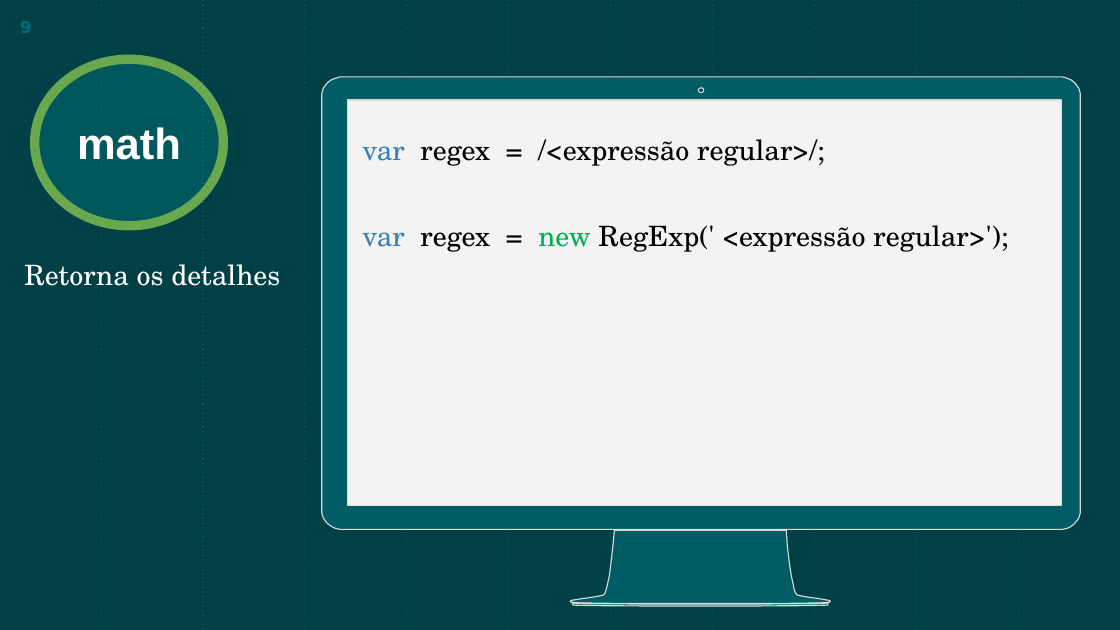
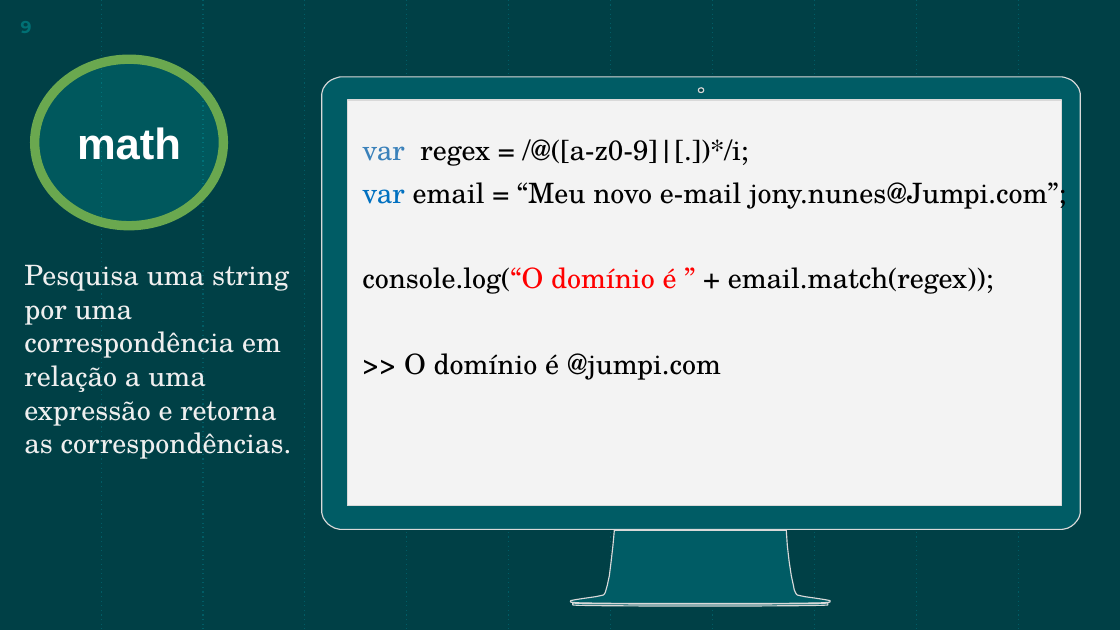
Before and after one commit to JonyAlan/regex, a slide deck: slide 9 of Regex.pptx. Drawn at 1120x630 pixels with LibreOffice and Linux fonts; fonts in the diff are those of the drawing. Boxes give left, top, right and bottom in pixels: in the first picture for what was removed or moved away, otherwise in the second. Text is boxed around its words. In the diff, an @@ line names an element or a change of style, - is before the commit and + after.

```diff
--- a/Regex.pptx
+++ b/Regex.pptx
@@ text removed at bbox=[362, 139, 1008, 252] @@
-var regex = /<expressão regular>/;
-var regex = new RegExp(' <expressão regular>');
@@ text added at bbox=[362, 139, 1066, 380], 18 pt, text #000000 @@
+var regex = /@([a-z0-9]|[.])*/i;
+var email = “Meu novo e-mail jony.nunes@Jumpi.com”;
+console.log(“O domínio é ” + email.match(regex));
+>> O domínio é @jumpi.com
@@ subtitle at bbox=[24, 264, 292, 459]: text changed; text colour #FFFFFF to #EFEFEF @@
-Retorna os detalhes
+Pesquisa uma string por uma correspondência em relação a uma expressão e retorna as correspondências.
```
Also in this commit, not shown: 8 other slides changed, 9 slides added, 14 slides removed.
